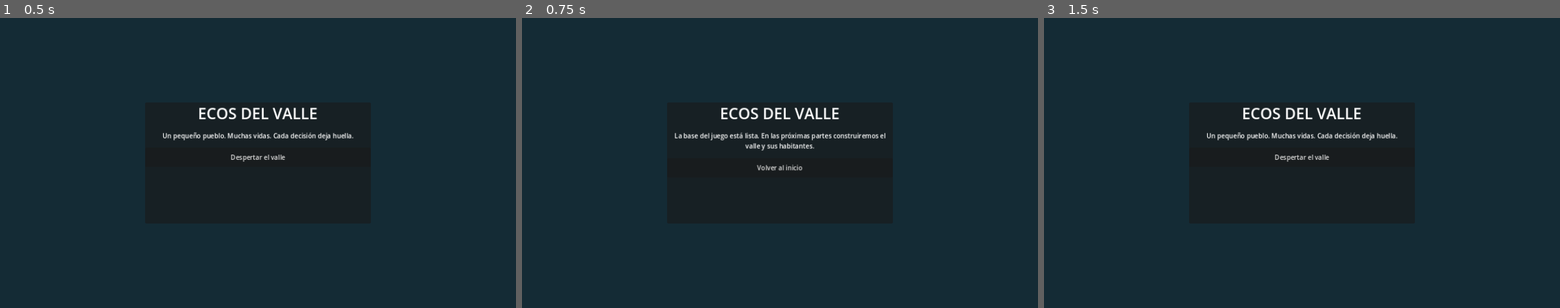
Above: before the commit, frames 1-3 (left to right).
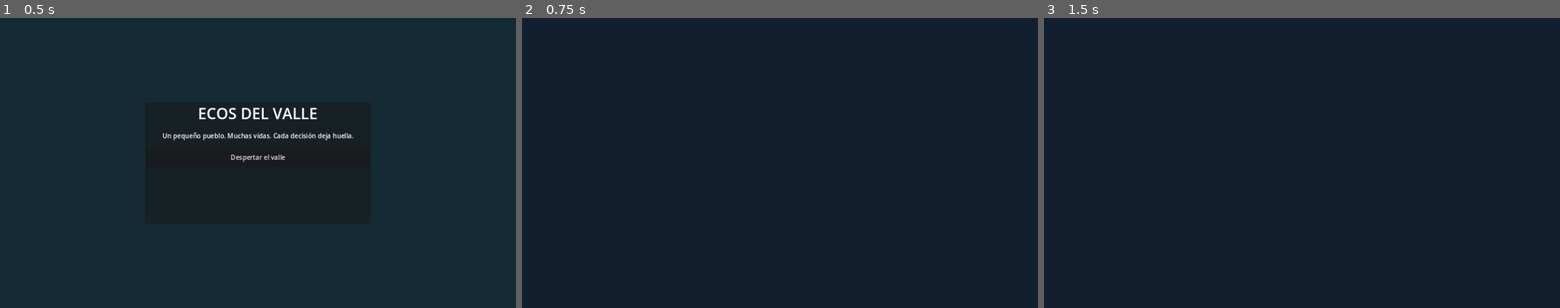
Above: after the commit, the same moments.

Repository: Matias-ops-maker/proyectos-personales
Game: Godot game, scene res://scenes/main.tscn
The game is run twice, just before and just after one commit, with the same random seed, the same clock (stepped at 60 frames per second) and the same inputs.
Inputs (mouse positions are in pixels of both pictures, inside the frame that each line leads up to):
- Up to frame 1 (0.5 s): no input
- Up to frame 2 (0.75 s): click "Despertar el valle" at 0.5 s
- Up to frame 3 (1.5 s): click (1302, 168) at 1.25 s, where only the run before the commit has a clickable "Volver al inicio"

Frame 1 is identical in both runs. In frame 2, 1.3% of the frame differs, in the area x 29-71%, y 30-53%; in frame 3, 1.0%.
Error after the commit: Parse Error: Cannot infer the type of "tree_position" variable because the value doesn't have a set type. (res://scripts/valle.gd:47)

Commit message:
Add valley map scene and menu transition

Diff:
--- /dev/null
+++ b/EcosDelValle/scenes/valle.tscn
@@ -0,0 +1,12 @@
+[gd_scene load_steps=2 format=3]
+
+[ext_resource type="Script" path="res://scripts/valle.gd" id="1_valle"]
+
+[node name="Valle" type="Control"]
+layout_mode = 3
+anchors_preset = 15
+anchor_right = 1.0
+anchor_bottom = 1.0
+grow_horizontal = 2
+grow_vertical = 2
+script = ExtResource("1_valle")
--- a/EcosDelValle/scripts/main.gd
+++ b/EcosDelValle/scripts/main.gd
@@ -2,7 +2,6 @@
 
 var subtitle_label: Label
 var start_button: Button
-var back_button: Button
 
 
 func _ready() -> void:
@@ -46,21 +45,6 @@
 	start_button.pressed.connect(_on_start_pressed)
 	layout.add_child(start_button)
 
-	back_button = Button.new()
-	back_button.text = "Volver al inicio"
-	back_button.custom_minimum_size = Vector2(0, 48)
-	back_button.visible = false
-	back_button.pressed.connect(_on_back_pressed)
-	layout.add_child(back_button)
-
 
 func _on_start_pressed() -> void:
-	subtitle_label.text = "La base del juego está lista. En las próximas partes construiremos el valle y sus habitantes."
-	start_button.visible = false
-	back_button.visible = true
-
-
-func _on_back_pressed() -> void:
-	subtitle_label.text = "Un pequeño pueblo. Muchas vidas. Cada decisión deja huella."
-	start_button.visible = true
-	back_button.visible = false
+	get_tree().change_scene_to_file("res://scenes/valle.tscn")
--- /dev/null
+++ b/EcosDelValle/scripts/valle.gd
@@ -0,0 +1,62 @@
+extends Control
+
+
+func _ready() -> void:
+	var title := Label.new()
+	title.text = "El valle"
+	title.position = Vector2(30, 22)
+	title.add_theme_font_size_override("font_size", 28)
+	add_child(title)
+
+	var note := Label.new()
+	note.text = "Un lugar que empieza a tomar forma"
+	note.position = Vector2(32, 58)
+	add_child(note)
+
+	var back_button := Button.new()
+	back_button.text = "Volver al inicio"
+	back_button.position = Vector2(size.x - 190, 24)
+	back_button.custom_minimum_size = Vector2(160, 42)
+	back_button.pressed.connect(_on_back_pressed)
+	add_child(back_button)
+
+	_draw_map()
+
+
+func _draw_map() -> void:
+	queue_redraw()
+
+
+func _draw() -> void:
+	draw_rect(Rect2(Vector2.ZERO, size), Color("#142b35"))
+
+	var map := Rect2(64, 100, size.x - 128, size.y - 142)
+	draw_rect(map, Color("#76965d"))
+	draw_rect(map, Color("#c8d2a3"), false, 4.0)
+
+	var tree_spots := [
+		Vector2(0.08, 0.05), Vector2(0.2, 0.04), Vector2(0.34, 0.06),
+		Vector2(0.5, 0.04), Vector2(0.66, 0.06), Vector2(0.81, 0.04),
+		Vector2(0.93, 0.06), Vector2(0.06, 0.3), Vector2(0.94, 0.27),
+		Vector2(0.07, 0.56), Vector2(0.93, 0.56), Vector2(0.1, 0.83),
+		Vector2(0.26, 0.94), Vector2(0.43, 0.92), Vector2(0.62, 0.95),
+		Vector2(0.79, 0.92), Vector2(0.91, 0.84)
+	]
+
+	for spot in tree_spots:
+		var tree_position := map.position + map.size * spot
+		_draw_tree(tree_position, 20.0)
+
+	draw_circle(Vector2(size.x - 104, 145), 20.0, Color("#e4e1bd"))
+	draw_line(Vector2(size.x - 104, 158), Vector2(size.x - 104, 132), Color("#314943"), 3.0)
+	draw_string(ThemeDB.fallback_font, Vector2(size.x - 109, 125), "N", HORIZONTAL_ALIGNMENT_CENTER, -1, 15, Color("#314943"))
+
+
+func _draw_tree(tree_position: Vector2, radius: float) -> void:
+	draw_circle(tree_position + Vector2(2, 5), radius, Color("#526d48"))
+	draw_circle(tree_position, radius, Color("#385943"))
+	draw_circle(tree_position + Vector2(-4, -5), radius * 0.68, Color("#52784d"))
+
+
+func _on_back_pressed() -> void:
+	get_tree().change_scene_to_file("res://scenes/main.tscn")
Not shown, added: EcosDelValle/scripts/valle.gd.uid
Not shown, changed: EcosDelValle/README.md
